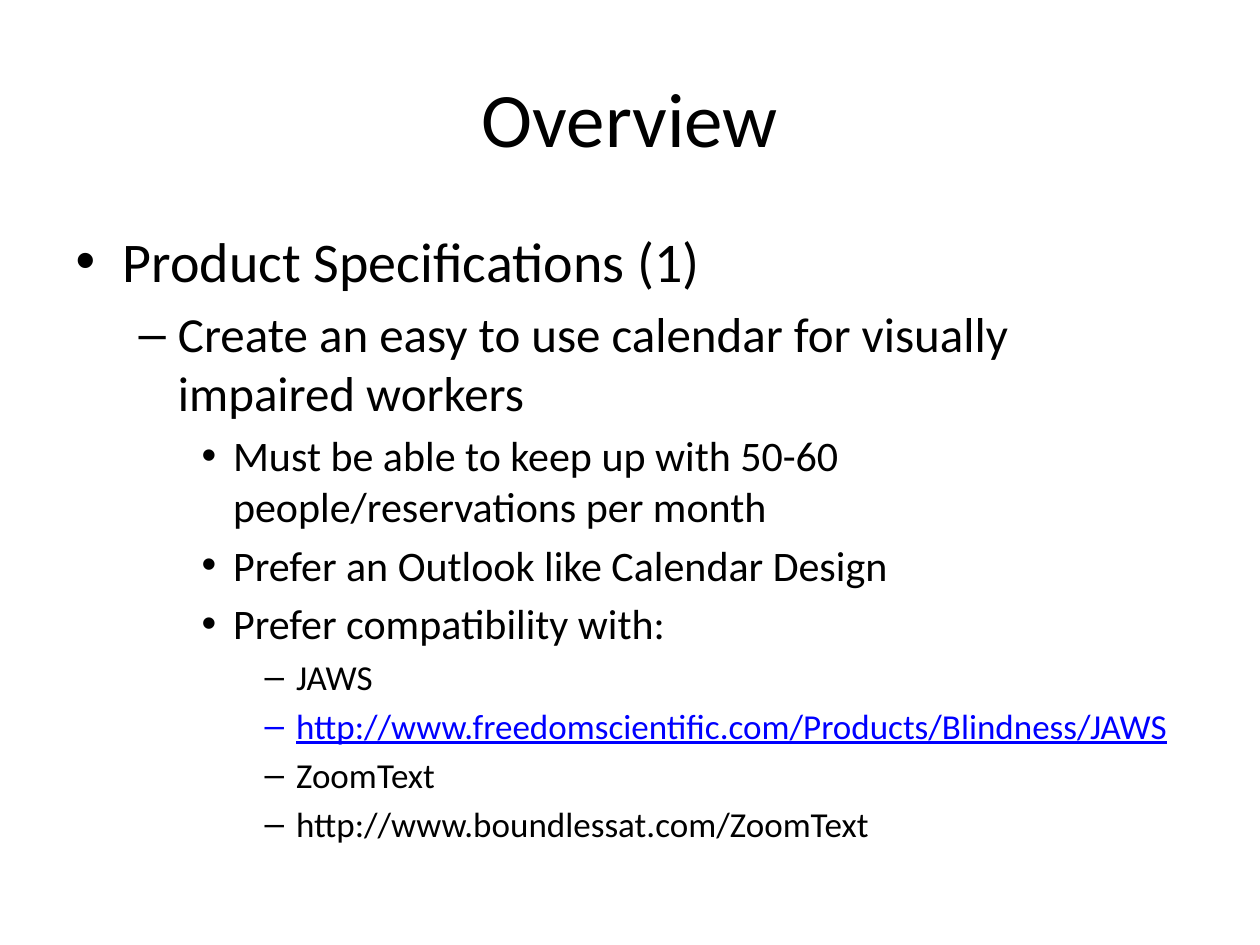
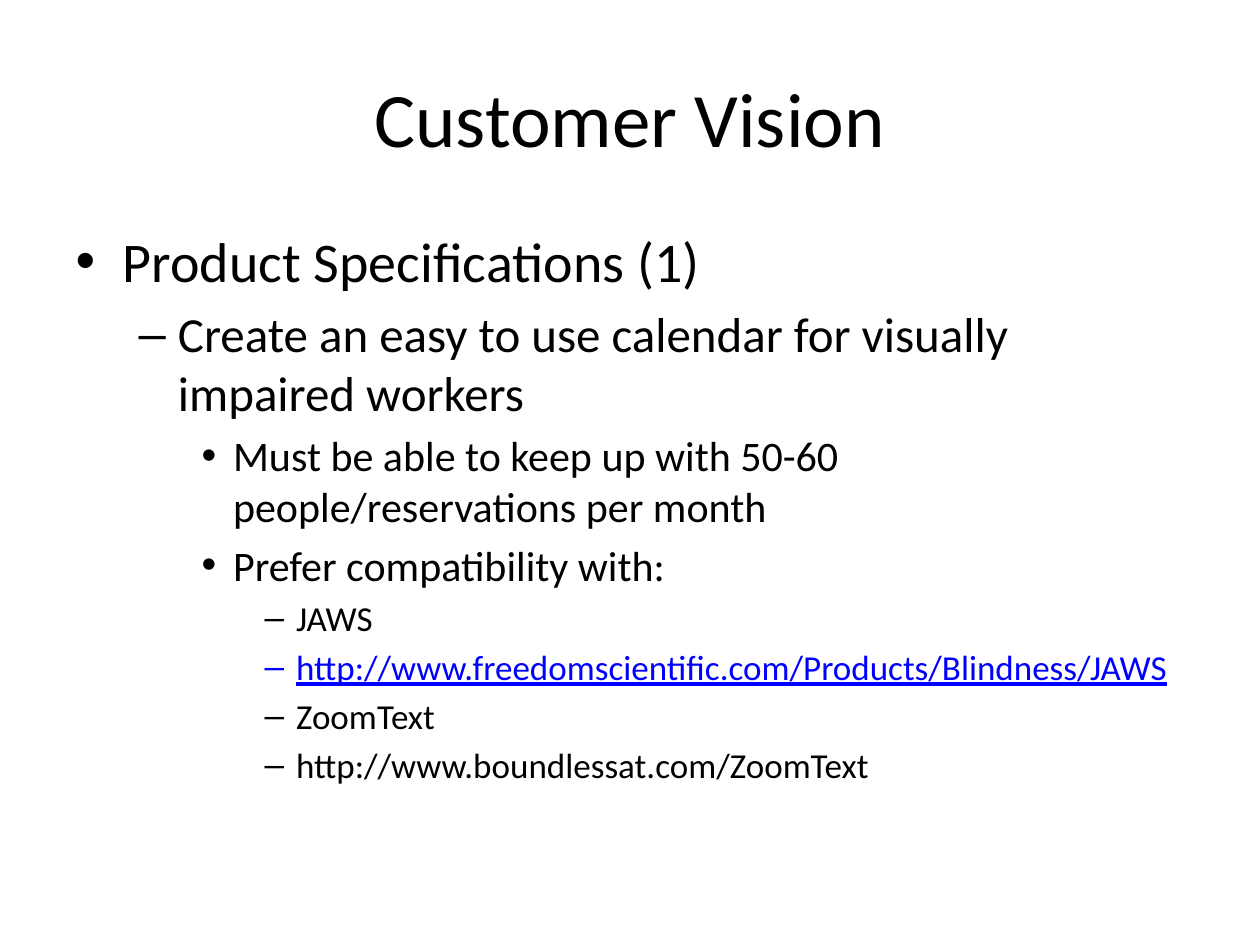
Before and after one commit to telepresencebot2/Transportation-For-Visually-Impaired, a slide deck: slide 2 of Presentation.pptx. Drawn at 1260x945 pixels with LibreOffice and Linux fonts; fonts in the diff are those of the drawing; background and template pictures are left out. Boxes give left, top, right and bottom in pixels: in the first picture for what was removed or moved away, otherwise in the second. Text is boxed around its words. In the diff, an @@ line names an element or a change of style, - is before the commit and + after.

```diff
--- a/Presentation.pptx
+++ b/Presentation.pptx
@@ title at box(374, 94, 885, 148): text changed @@
-Overview
+Customer Vision
@@ text at box(233, 551, 888, 589): paragraph removed @@
-    • Prefer an Outlook like Calendar Design
```
Also in this commit, not shown: 9 other slides changed, 3 slides added.
